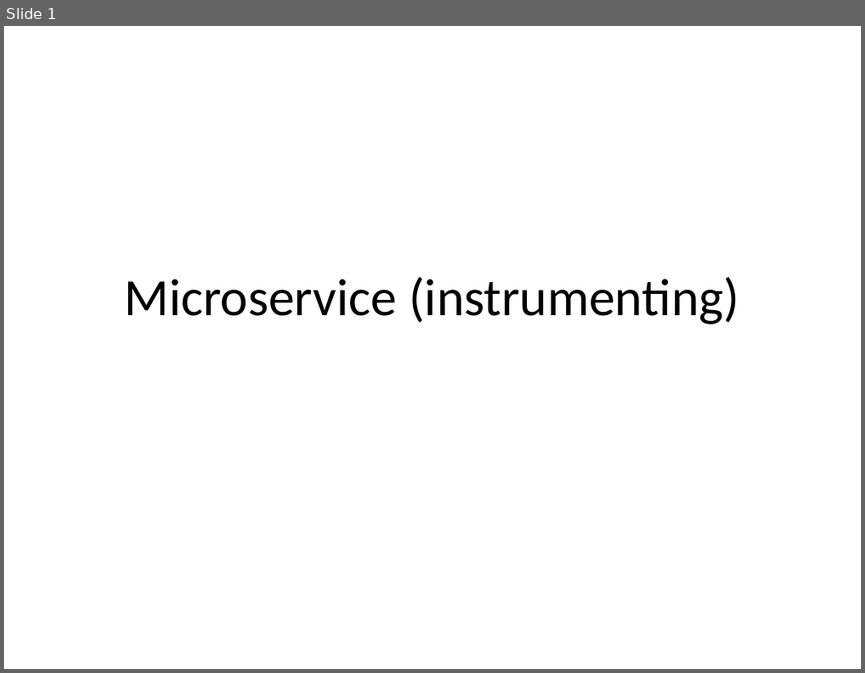
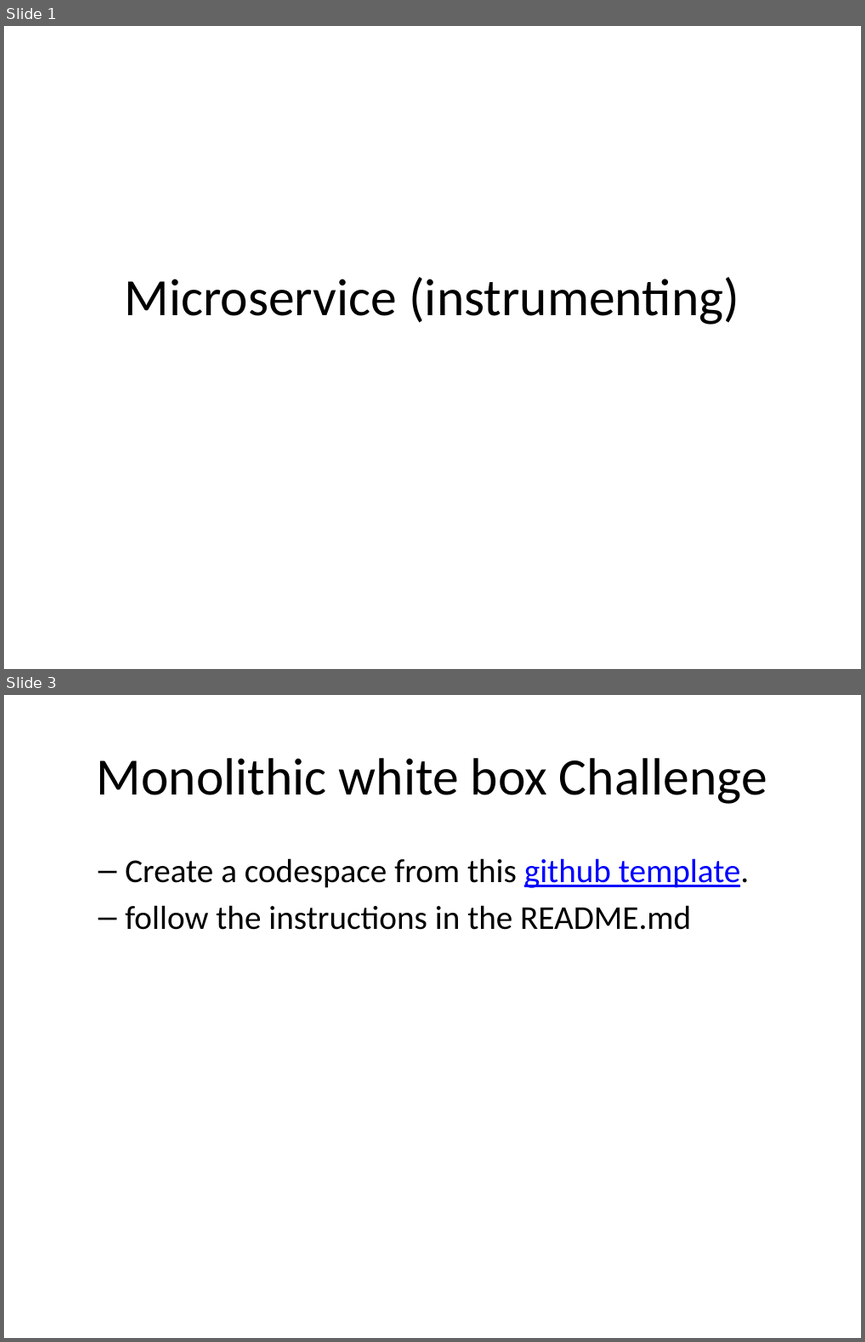
Before and after one commit to rhildred/INFO8985, a slide deck: microservice_instrumenting/slides.pptx. Shown one above the other, each under a label of ours: slide 1 before the commit, slides 1 and 3 after it; the slides between them are not shown. The pictures are 865x673 and 865x1342 pixels, drawn with LibreOffice and Linux fonts; fonts in the diff are those of the drawing. Boxes give left, top, right and bottom in pixels: in the first picture for what was removed or moved away, otherwise in the second. Text is boxed around its words. In the diff, an @@ line names an element or a change of style, - is before the commit and + after.

```diff
--- a/microservice_instrumenting/slides.pptx
+++ b/microservice_instrumenting/slides.pptx
@@ slide 3 added at [4, 695, 861, 1338], background #FFFFFF @@
@@ title added at [97, 758, 767, 804], 44 pt, text #000000 @@
+Monolithic white box Challenge
@@ text added at [125, 858, 749, 930], 28 pt, text #000000 @@
+  – Create a codespace from this github template.
+  – follow the instructions in the README.md
```
Also in this commit, not shown: 1 slide changed, 5 other slides added, 13 other files.
